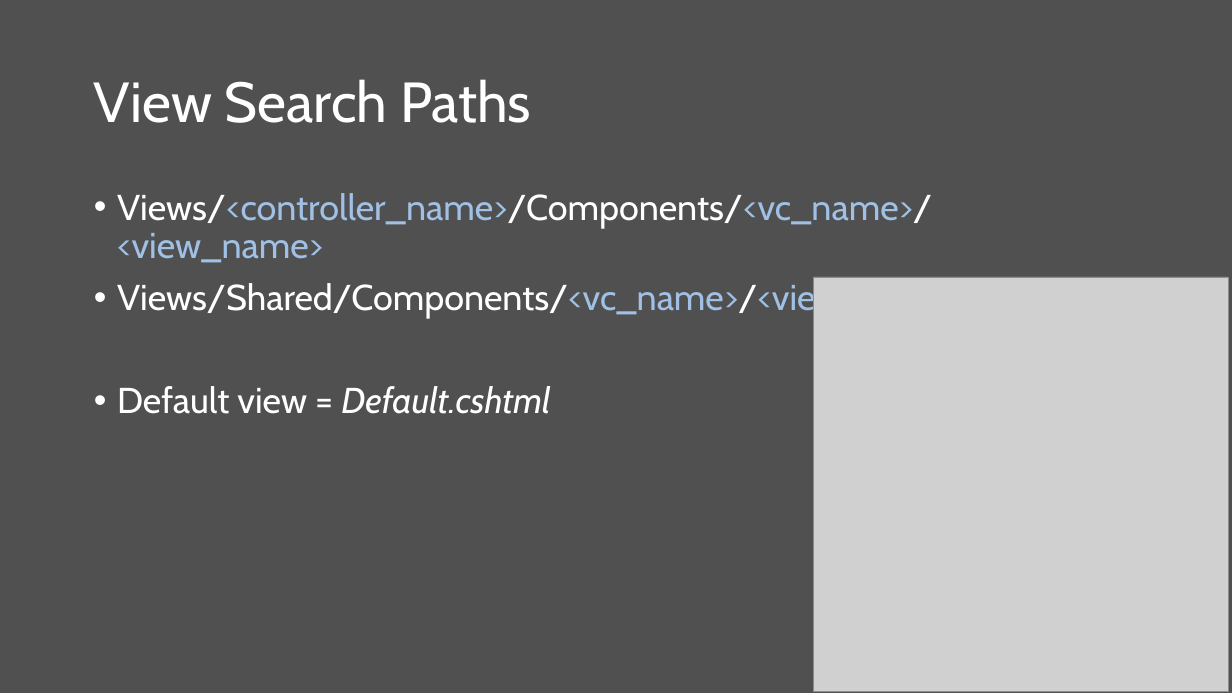
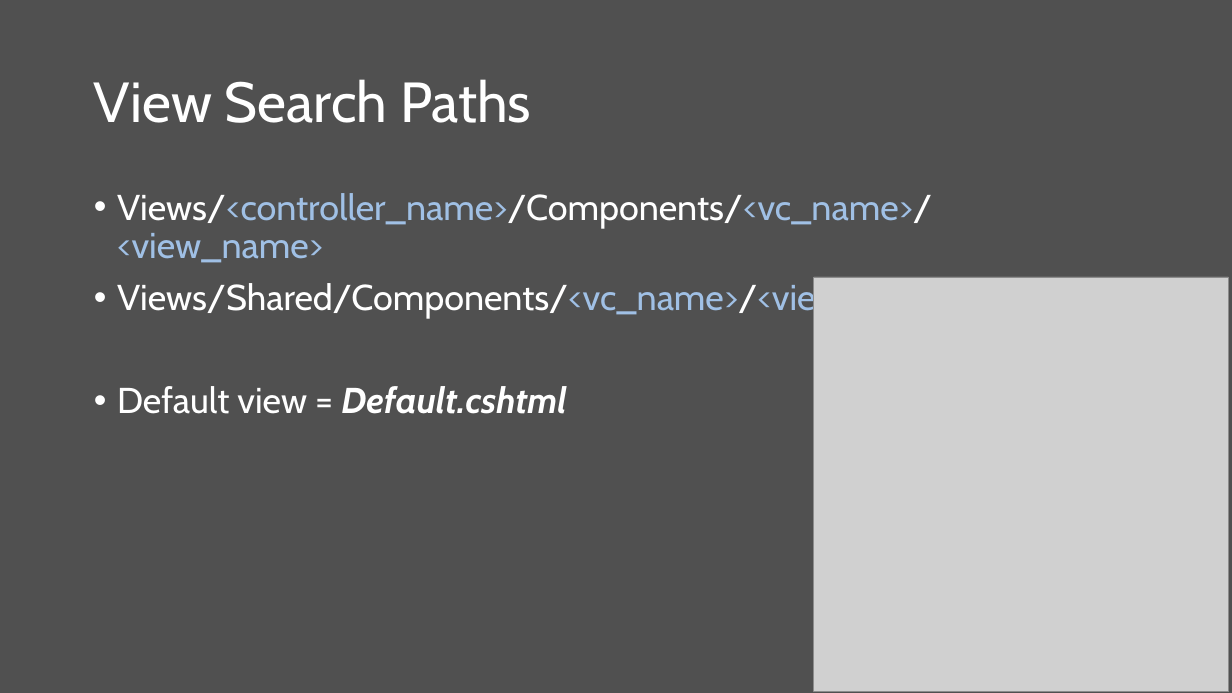
Before and after one commit to scottaddie/slide-decks, a slide deck: slide 14 of Building Reusable UI Components in ASP.NET Core MVC.pptx. Drawn at 1232x693 pixels with LibreOffice and Linux fonts; fonts in the diff are those of the drawing; grey boxes stand for pictures. Boxes give left, top, right and bottom in pixels: in the first picture for what was removed or moved away, otherwise in the second. Text is boxed around its words. In the diff, an @@ line names an element or a change of style, - is before the commit and + after.

```diff
--- a/Building Reusable UI Components in ASP.NET Core MVC.pptx
+++ b/Building Reusable UI Components in ASP.NET Core MVC.pptx
@@ text at [117, 386, 566, 414]: bold on in "Default.cshtml" @@
```
Also in this commit, not shown: 2 other slides changed.
